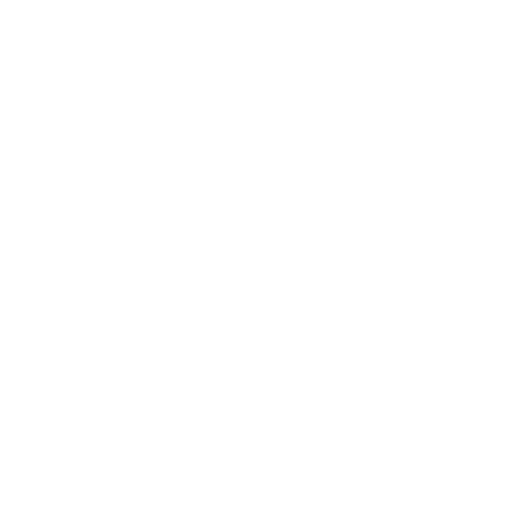
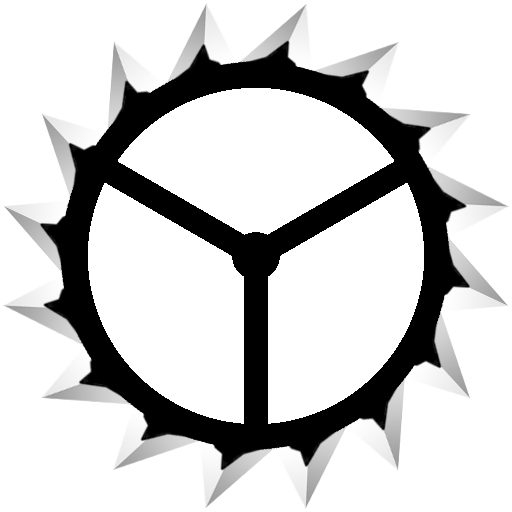
Layers edited between the first and the second w=512, h=512 image:
added layer "Слой 0 copy 6" above "Слой 0 copy" over [39, 40, 471, 471]
added group "Group 1" with 1 layers above "Слой 0" over [3, 3, 509, 509]
added layer "Layer 4 copy 15" in group "Group 1" over [3, 3, 509, 509]
hid "Слой 0" over [4, 4, 508, 508]
